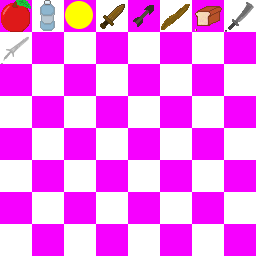
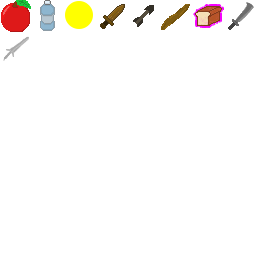
Revision of a layered w=256, h=256 image; what changed, layer by layer:
painted on "Iron Sword" over box(1, 36, 29, 64)
painted on "Stone Sword-ish kind of" over box(193, 0, 253, 32)
painted on "Bread" over box(194, 27, 200, 32)
hid "Layer 1 copy 4" over box(0, 0, 256, 256)
